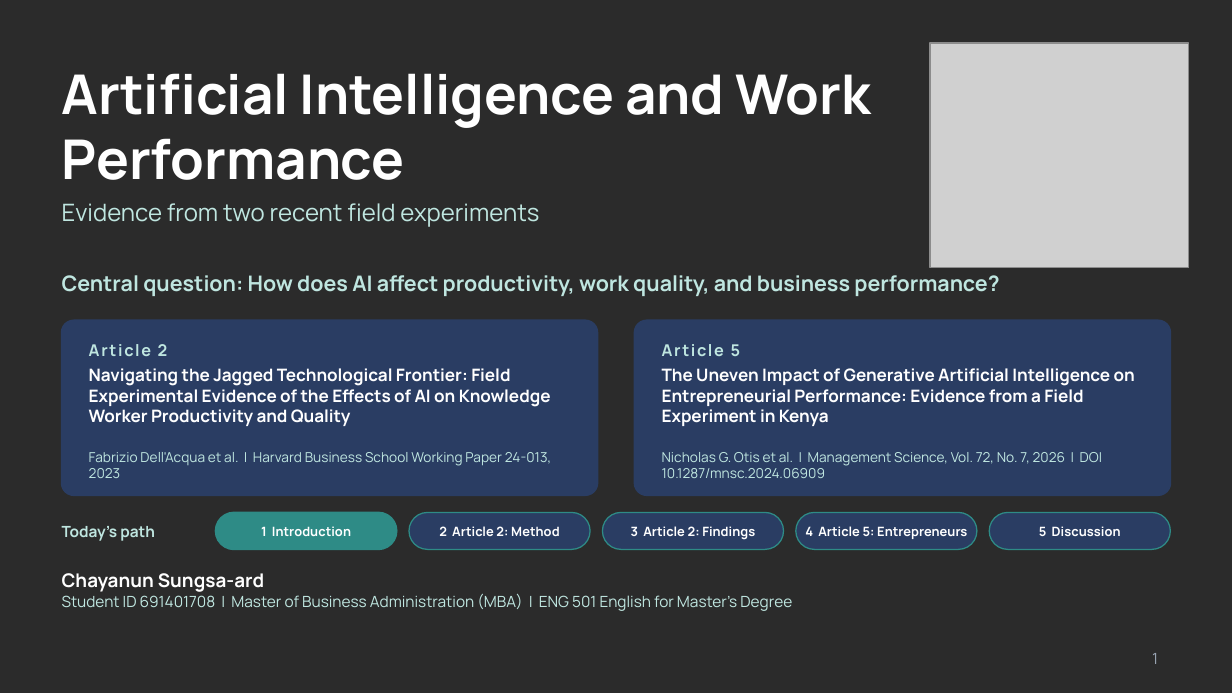
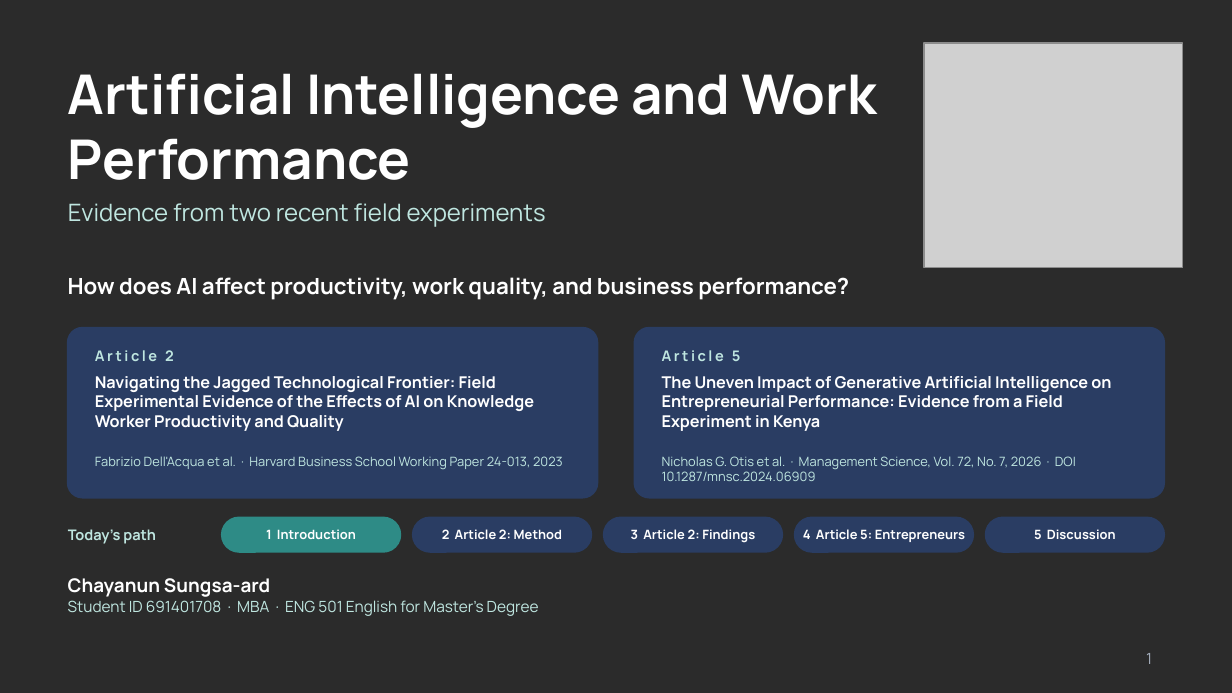
Before and after one commit to tungao06/slide-present-en, a slide deck: slide 1 of presentation/AI_Work_Performance_ENG501.pptx. Drawn at 1232x693 pixels with LibreOffice and Linux fonts; fonts in the diff are those of the drawing; grey boxes stand for pictures; background and template pictures are left out; a plain dark background stands for a picture behind light text. Boxes give left, top, right and bottom in pixels: in the first picture for what was removed or moved away, otherwise in the second. Text is boxed around its words. In the diff, an @@ line names an element or a change of style, - is before the commit and + after.

```diff
--- a/presentation/AI_Work_Performance_ENG501.pptx
+++ b/presentation/AI_Work_Performance_ENG501.pptx
@@ title "Artificial Intelligence and Work Performance": place and size @@
-title "Artificial Intelligence and Work Performance" at bbox=[62, 73, 870, 180]
+title "Artificial Intelligence and Work Performance" at bbox=[68, 73, 876, 180]
@@ picture: place and size @@
-picture at bbox=[930, 43, 1189, 267]
+picture at bbox=[924, 43, 1183, 267]
@@ text "Evidence from two recent field ...": place and size @@
-text "Evidence from two recent field ..." at bbox=[62, 203, 539, 227]
+text "Evidence from two recent field ..." at bbox=[68, 203, 546, 227]
@@ text at bbox=[68, 277, 849, 300]: text changed; size 12.5 to 13 pt; text colour #BFE6E0 to #FFFFFF @@
-Central question: How does AI affect productivity, work quality, and business performance?
+How does AI affect productivity, work quality, and business performance?
@@ rounded rectangle: place and size @@
-rounded rectangle at bbox=[62, 320, 598, 495]
+rounded rectangle at bbox=[68, 328, 598, 498]
@@ rounded rectangle at bbox=[68, 328, 598, 498]: proportions changed @@
@@ rounded rectangle at bbox=[634, 328, 1164, 498]: proportions changed @@
@@ rounded rectangle: place and size @@
-rounded rectangle at bbox=[634, 320, 1170, 495]
+rounded rectangle at bbox=[634, 328, 1164, 498]
@@ text "Article 2": place and size @@
-text "Article 2" at bbox=[158, 344, 168, 356]
+text "Article 2" at bbox=[95, 350, 174, 361]
@@ text "Article 2" at bbox=[95, 350, 174, 361]: size 9.5 to 8.5 pt, letter spacing 1 to 1.5 pt @@
@@ text "Article 5" at bbox=[662, 350, 741, 361]: size 9.5 to 8.5 pt, letter spacing 1 to 1.5 pt @@
@@ text "Article 5": place and size @@
-text "Article 5" at bbox=[731, 344, 741, 356]
+text "Article 5" at bbox=[662, 350, 741, 361]
@@ text "Navigating the Jagged Technological Frontier: ...": place and size @@
-text "Navigating the Jagged Technological Frontier: ..." at bbox=[89, 368, 551, 426]
+text "Navigating the Jagged Technological Frontier: ..." at bbox=[95, 376, 534, 431]
@@ text "Navigating the Jagged Technological Frontier: ..." at bbox=[95, 376, 534, 431]: size 10 to 9.5 pt @@
@@ text "The Uneven Impact of Generative ..." at bbox=[662, 376, 1111, 431]: size 10 to 9.5 pt @@
@@ text "The Uneven Impact of Generative ...": place and size @@
-text "The Uneven Impact of Generative ..." at bbox=[662, 368, 1135, 426]
+text "The Uneven Impact of Generative ..." at bbox=[662, 376, 1111, 431]
@@ text at bbox=[95, 456, 563, 469]: text changed; size 8 to 7.5 pt @@
-Fabrizio Dell'Acqua et al. | Harvard Business School Working Paper 24-013, 2023
+Fabrizio Dell'Acqua et al. · Harvard Business School Working Paper 24-013, 2023
@@ text at bbox=[662, 456, 1076, 481]: text changed; size 8 to 7.5 pt @@
-Nicholas G. Otis et al. | Management Science, Vol. 72, No. 7, 2026 | DOI 10.1287/mnsc.2024.06909
+Nicholas G. Otis et al. · Management Science, Vol. 72, No. 7, 2026 · DOI 10.1287/mnsc.2024.06909
@@ text "Today's path" at bbox=[68, 529, 156, 544]: size 9 to 8.5 pt @@
@@ 2 rounded rectangles, 1 text: place and size @@
-2 rounded rectangles, 1 text at bbox=[216, 513, 590, 549]
+2 rounded rectangles, 1 text at bbox=[222, 517, 591, 552]
@@ rounded rectangle: place and size @@
-rounded rectangle at bbox=[602, 513, 784, 549]
+rounded rectangle at bbox=[604, 517, 782, 552]
@@ rounded rectangle: place and size @@
-rounded rectangle at bbox=[796, 513, 977, 549]
+rounded rectangle at bbox=[795, 517, 973, 552]
@@ text "5 Discussion": place and size @@
-text "5 Discussion" at bbox=[1039, 526, 1121, 536]
+text "5 Discussion" at bbox=[1034, 529, 1116, 539]
@@ rounded rectangle: place and size @@
-rounded rectangle at bbox=[989, 513, 1170, 549]
+rounded rectangle at bbox=[986, 517, 1164, 552]
@@ outline #2E8B86 0.75 pt to #2A3D63 1 pt in 4 elements at bbox=[604, 517, 782, 552], bbox=[795, 517, 973, 552], bbox=[413, 517, 591, 552], bbox=[986, 517, 1164, 552] @@
@@ text at bbox=[68, 600, 539, 616]: text changed @@
-Student ID 691401708 | Master of Business Administration (MBA) | ENG 501 English for Master's Degree
+Student ID 691401708 · MBA · ENG 501 English for Master's Degree
@@ page number at bbox=[1146, 653, 1152, 664]: text colour #9AA5B4 to #A3ADBB @@
```
Also in this commit, not shown: 9 other slides changed, 2 other files.
